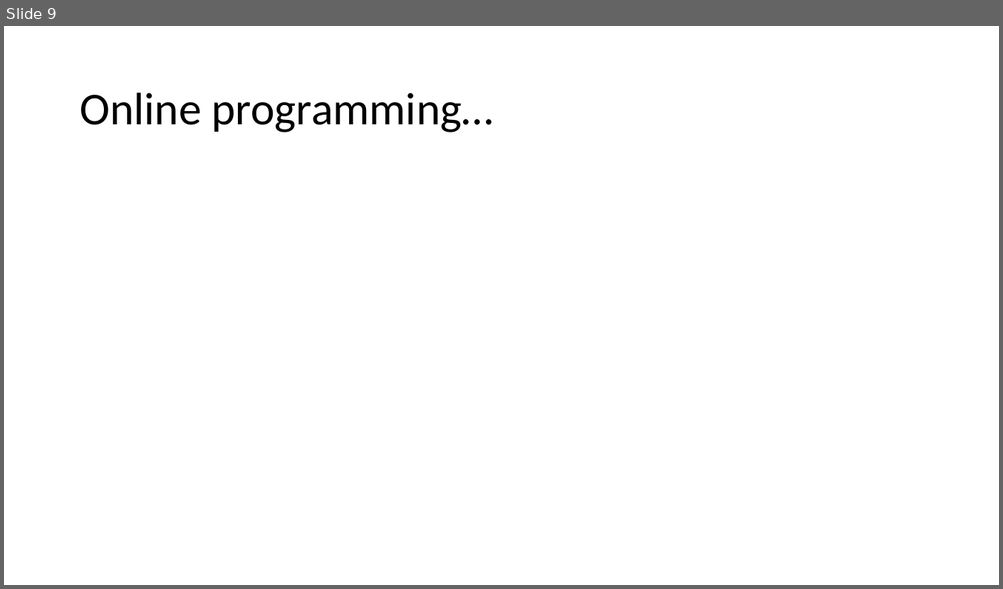
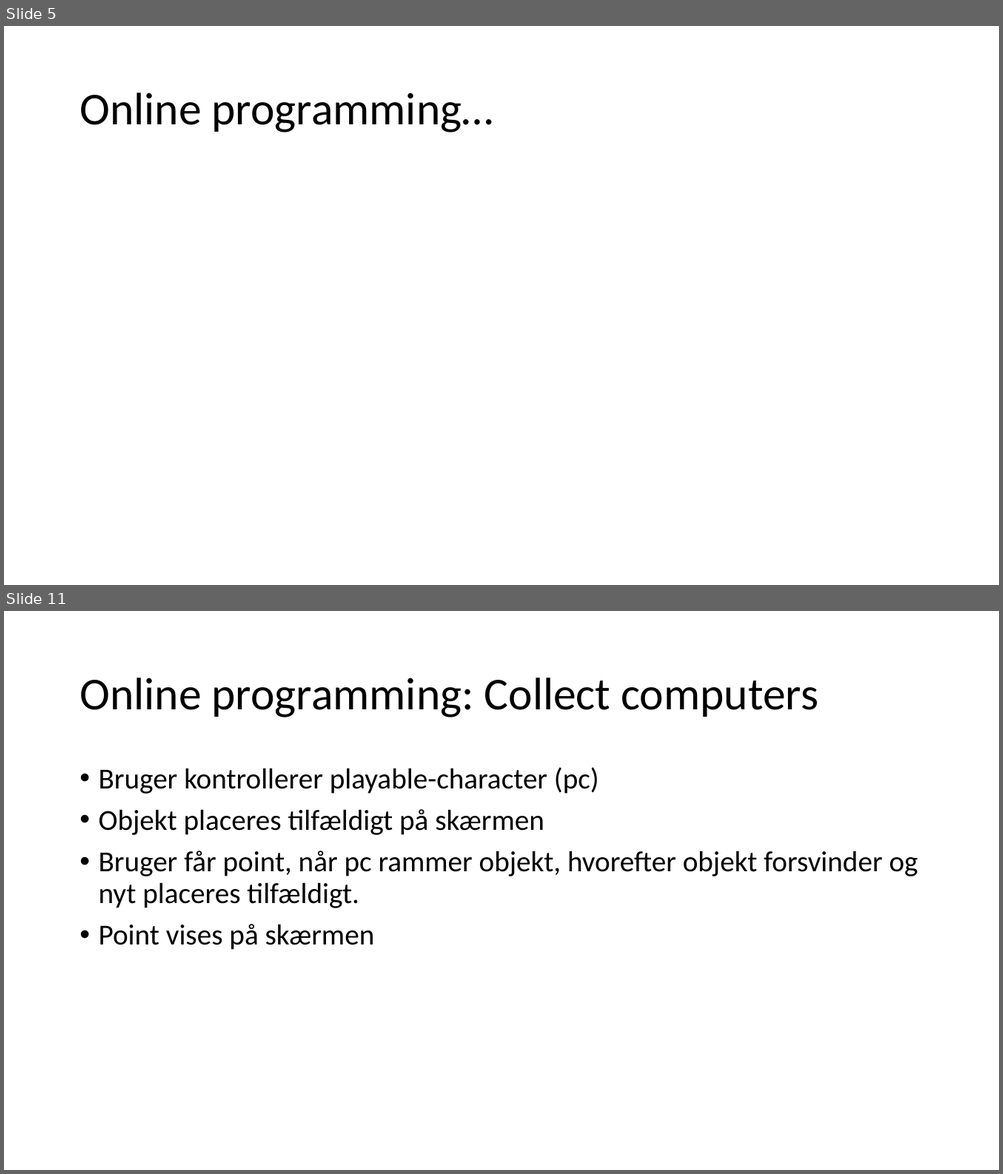
Before and after one commit to fisterloegsovs/pop22, a slide deck: lectures/1.2Scratch/lecture.pptx. Shown one above the other, each under a label of ours: slide 9 before the commit, slides 5 and 11 after it; the slides between them are not shown. The pictures are 1003x589 and 1003x1174 pixels, drawn with LibreOffice and Linux fonts; fonts in the diff are those of the drawing. Boxes give left, top, right and bottom in pixels: in the first picture for what was removed or moved away, otherwise in the second. Text is boxed around its words. In the diff, an @@ line names an element or a change of style, - is before the commit and + after.

```diff
--- a/lectures/1.2Scratch/lecture.pptx
+++ b/lectures/1.2Scratch/lecture.pptx
@@ slide 11 added at [4, 611, 999, 1170], background #FFFFFF @@
@@ title added at [79, 678, 818, 718], 44 pt, text #000000 @@
+Online programming: Collect computers
@@ text added at [99, 767, 918, 950], 28 pt, text #000000 @@
+• Bruger kontrollerer playable-character (pc)
+• Objekt placeres tilfældigt på skærmen
+• Bruger får point, når pc rammer objekt, hvorefter objekt forsvinder og nyt placeres tilfældigt.
+• Point vises på skærmen
@@ what was slide 9 is now slide 5 @@
```
Also in this commit, not shown: 3 slides changed, 10 other slides added, 5 slides removed, 27 other files.
